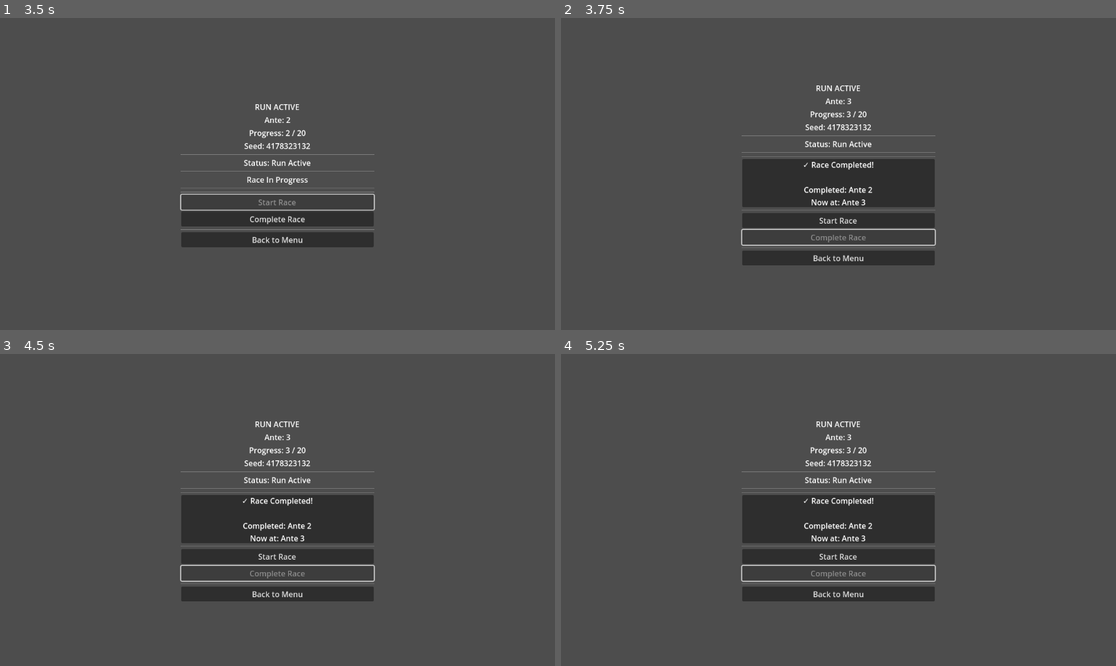
Above: before the commit, frames 1-4 (two rows, left to right).
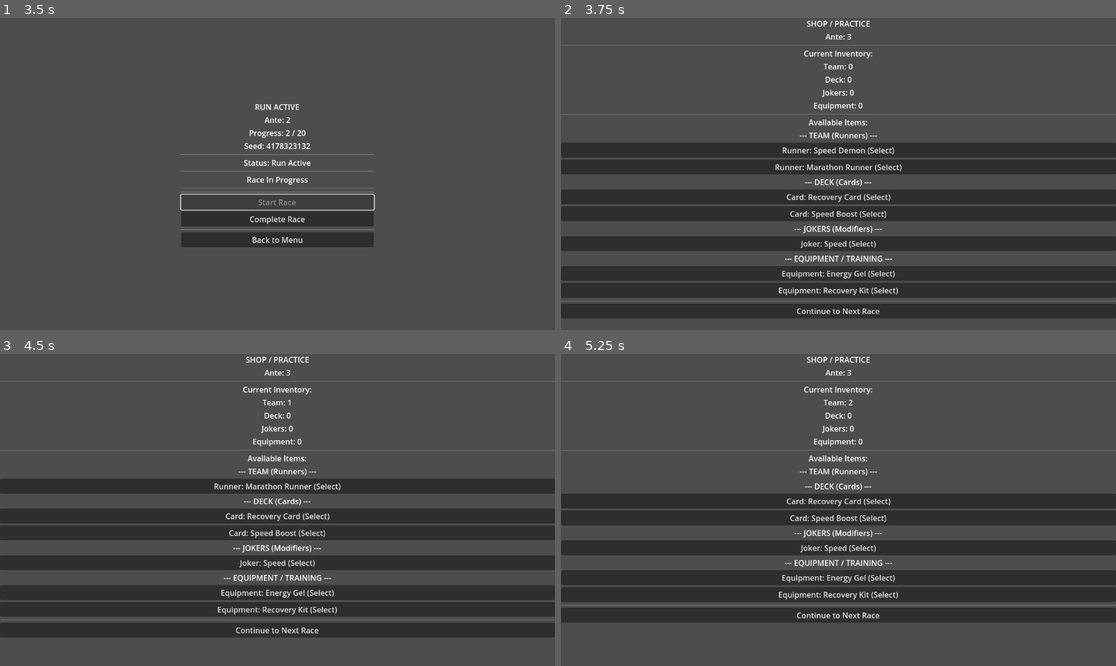
Above: after the commit, the same moments.

Repository: axmariscal/cursus
Game: Godot game, scene res://scenes/core/Main.tscn
The game is run twice, just before and just after one commit, with the same random seed, the same clock (stepped at 60 frames per second) and the same inputs.
Inputs (mouse positions are in pixels of both pictures, inside the frame that each line leads up to):
- Up to frame 1 (3.5 s): click "New Run" at 0.5 s; click "Start Race" at 1.25 s; click "Complete Race" at 2 s; click "Start Race" at 2.75 s
- Up to frame 2 (3.75 s): click "Complete Race" at 3.5 s
- Up to frame 3 (4.5 s): click (277, 485) at 4.25 s, where only the run after the commit has a clickable "Runner: Speed Demon (Select)"
- Up to frame 4 (5.25 s): click (838, 485) at 5 s, where only the run after the commit has a clickable "Runner: Marathon Runner (Sele…"

Frame 1 is identical in both runs. In frame 2, 39% of the frame differs, in the area x 0-100%, y 0-97%; in frame 3, 32%; in frame 4, 27%.

Commit message:
Refactor ShopScene layout and add UI elements
Updated ShopScene to use a Control node structure with a ScrollContainer for better organization. Added various UI elements including labels for inventory, team, deck, and equipment counts, as well as sections for team, deck, jokers, and equipment. Implemented a transition to the shop scene after race completion in the Run script.

Diff:
--- a/scenes/core/ShopScene.tscn
+++ b/scenes/core/ShopScene.tscn
@@ -1,22 +1,123 @@
-[gd_scene format=3 uid="uid://cx6hrb4q40qcn"]
+[gd_scene load_steps=2 format=3 uid="uid://cx6hrb4q40qcn"]
 
-[node name="ShopScene" type="Node2D"]
+[ext_resource type="Script" path="res://scripts/core/Shop.gd" id="1_shop"]
 
-[node name="Shop_Practice" type="Label" parent="."]
-offset_right = 40.0
-offset_bottom = 23.0
-text = "Shop / Practice"
+[node name="ShopScene" type="Control"]
+layout_mode = 3
+anchors_preset = 15
+anchor_right = 1.0
+anchor_bottom = 1.0
+grow_horizontal = 2
+grow_vertical = 2
+script = ExtResource("1_shop")
 
-[node name="BuyButton1" type="Button" parent="."]
-offset_top = 40.0
-offset_right = 100.0
-offset_bottom = 71.0
-text = "BuyButton1"
+[node name="UI" type="CanvasLayer" parent="."]
 
-[node name="BuyButton2" type="Button" parent="."]
-offset_left = -1.0
-offset_top = 87.0
-offset_right = 99.0
-offset_bottom = 118.0
-text = "BuyButton2
-"
+[node name="ScrollContainer" type="ScrollContainer" parent="UI"]
+layout_mode = 1
+anchors_preset = 15
+anchor_right = 1.0
+anchor_bottom = 1.0
+grow_horizontal = 2
+grow_vertical = 2
+
+[node name="VBoxContainer" type="VBoxContainer" parent="UI/ScrollContainer"]
+layout_mode = 2
+size_flags_horizontal = 3
+
+[node name="Title" type="Label" parent="UI/ScrollContainer/VBoxContainer"]
+layout_mode = 2
+text = "SHOP / PRACTICE"
+horizontal_alignment = 1
+
+[node name="AnteLabel" type="Label" parent="UI/ScrollContainer/VBoxContainer"]
+layout_mode = 2
+text = "Ante: 1"
+horizontal_alignment = 1
+
+[node name="HSeparator" type="HSeparator" parent="UI/ScrollContainer/VBoxContainer"]
+layout_mode = 2
+
+[node name="InventoryLabel" type="Label" parent="UI/ScrollContainer/VBoxContainer"]
+layout_mode = 2
+text = "Current Inventory:"
+horizontal_alignment = 1
+
+[node name="TeamCountLabel" type="Label" parent="UI/ScrollContainer/VBoxContainer"]
+layout_mode = 2
+text = "Team: 0"
+horizontal_alignment = 1
+
+[node name="DeckCountLabel" type="Label" parent="UI/ScrollContainer/VBoxContainer"]
+layout_mode = 2
+text = "Deck: 0"
+horizontal_alignment = 1
+
+[node name="JokersCountLabel" type="Label" parent="UI/ScrollContainer/VBoxContainer"]
+layout_mode = 2
+text = "Jokers: 0"
+horizontal_alignment = 1
+
+[node name="EquipmentCountLabel" type="Label" parent="UI/ScrollContainer/VBoxContainer"]
+layout_mode = 2
+text = "Equipment: 0"
+horizontal_alignment = 1
+
+[node name="HSeparator2" type="HSeparator" parent="UI/ScrollContainer/VBoxContainer"]
+layout_mode = 2
+
+[node name="AvailableLabel" type="Label" parent="UI/ScrollContainer/VBoxContainer"]
+layout_mode = 2
+text = "Available Items:"
+horizontal_alignment = 1
+
+[node name="TeamSection" type="VBoxContainer" parent="UI/ScrollContainer/VBoxContainer"]
+layout_mode = 2
+
+[node name="TeamHeader" type="Label" parent="UI/ScrollContainer/VBoxContainer/TeamSection"]
+layout_mode = 2
+text = "--- TEAM (Runners) ---"
+horizontal_alignment = 1
+
+[node name="TeamItemsContainer" type="VBoxContainer" parent="UI/ScrollContainer/VBoxContainer/TeamSection"]
+layout_mode = 2
+
+[node name="DeckSection" type="VBoxContainer" parent="UI/ScrollContainer/VBoxContainer"]
+layout_mode = 2
+
+[node name="DeckHeader" type="Label" parent="UI/ScrollContainer/VBoxContainer/DeckSection"]
+layout_mode = 2
+text = "--- DECK (Cards) ---"
+horizontal_alignment = 1
+
+[node name="DeckItemsContainer" type="VBoxContainer" parent="UI/ScrollContainer/VBoxContainer/DeckSection"]
+layout_mode = 2
+
+[node name="JokersSection" type="VBoxContainer" parent="UI/ScrollContainer/VBoxContainer"]
+layout_mode = 2
+
+[node name="JokersHeader" type="Label" parent="UI/ScrollContainer/VBoxContainer/JokersSection"]
+layout_mode = 2
+text = "--- JOKERS (Modifiers) ---"
+horizontal_alignment = 1
+
+[node name="JokersItemsContainer" type="VBoxContainer" parent="UI/ScrollContainer/VBoxContainer/JokersSection"]
+layout_mode = 2
+
+[node name="EquipmentSection" type="VBoxContainer" parent="UI/ScrollContainer/VBoxContainer"]
+layout_mode = 2
+
+[node name="EquipmentHeader" type="Label" parent="UI/ScrollContainer/VBoxContainer/EquipmentSection"]
+layout_mode = 2
+text = "--- EQUIPMENT / TRAINING ---"
+horizontal_alignment = 1
+
+[node name="EquipmentItemsContainer" type="VBoxContainer" parent="UI/ScrollContainer/VBoxContainer/EquipmentSection"]
+layout_mode = 2
+
+[node name="HSeparator3" type="HSeparator" parent="UI/ScrollContainer/VBoxContainer"]
+layout_mode = 2
+
+[node name="ContinueButton" type="Button" parent="UI/ScrollContainer/VBoxContainer"]
+layout_mode = 2
+text = "Continue to Next Race"
--- /dev/null
+++ b/scripts/core/Shop.gd
@@ -0,0 +1,165 @@
+extends Control
+
+# Simple item data structure
+class Item:
+	var name: String
+	var category: String  # "team", "deck", "jokers", "equipment"
+
+	func _init(item_name: String, item_category: String):
+		name = item_name
+		category = item_category
+
+@onready var ante_label: Label = $UI/ScrollContainer/VBoxContainer/AnteLabel
+@onready var team_count_label: Label = $UI/ScrollContainer/VBoxContainer/TeamCountLabel
+@onready var deck_count_label: Label = $UI/ScrollContainer/VBoxContainer/DeckCountLabel
+@onready var jokers_count_label: Label = $UI/ScrollContainer/VBoxContainer/JokersCountLabel
+@onready var equipment_count_label: Label = $UI/ScrollContainer/VBoxContainer/EquipmentCountLabel
+@onready var team_container: VBoxContainer = $UI/ScrollContainer/VBoxContainer/TeamSection/TeamItemsContainer
+@onready var deck_container: VBoxContainer = $UI/ScrollContainer/VBoxContainer/DeckSection/DeckItemsContainer
+@onready var jokers_container: VBoxContainer = $UI/ScrollContainer/VBoxContainer/JokersSection/JokersItemsContainer
+@onready var equipment_container: VBoxContainer = $UI/ScrollContainer/VBoxContainer/EquipmentSection/EquipmentItemsContainer
+@onready var continue_button: Button = $UI/ScrollContainer/VBoxContainer/ContinueButton
+
+var available_items: Array[Item] = []
+
+# Simple item pools for each category
+var team_items = ["Sprinter", "Endurance Runner", "Sprint Specialist", "Marathon Runner", "Speed Demon"]
+var deck_items = ["Speed Boost", "Stamina Card", "Recovery Card", "Pace Card", "Finish Strong"]
+var joker_items = ["Endurance", "Speed", "Recovery", "Pace", "Stamina"]
+var equipment_items = ["Lightweight Shoes", "Energy Gel", "Training Program", "Recovery Kit", "Performance Monitor"]
+
+func _ready() -> void:
+	continue_button.pressed.connect(_on_continue_pressed)
+	_update_display()
+	_generate_available_items()
+	_display_available_items()
+
+func _update_display() -> void:
+	ante_label.text = "Ante: %d" % GameManager.current_ante
+	team_count_label.text = "Team: %d" % GameManager.team.size()
+	deck_count_label.text = "Deck: %d" % GameManager.deck.size()
+	jokers_count_label.text = "Jokers: %d" % GameManager.jokers.size()
+	equipment_count_label.text = "Equipment: %d" % GameManager.shop_inventory.size()
+
+func _generate_available_items() -> void:
+	available_items.clear()
+
+	# Use seed for deterministic generation
+	seed(GameManager.seed + GameManager.current_ante * 1000)
+
+	# Generate 2-3 items per category based on ante level
+	var items_per_category = 2 + (GameManager.current_ante / 5)
+
+	# Team items
+	var used_team_indices = []
+	for i in range(min(items_per_category, team_items.size())):
+		var index = randi() % team_items.size()
+		# Avoid duplicates in same shop
+		while used_team_indices.has(index):
+			index = randi() % team_items.size()
+		used_team_indices.append(index)
+		var item_name = team_items[index]
+		available_items.append(Item.new("Runner: " + item_name, "team"))
+
+	# Deck items
+	var used_deck_indices = []
+	for i in range(min(items_per_category, deck_items.size())):
+		var index = randi() % deck_items.size()
+		while used_deck_indices.has(index):
+			index = randi() % deck_items.size()
+		used_deck_indices.append(index)
+		var item_name = deck_items[index]
+		available_items.append(Item.new("Card: " + item_name, "deck"))
+
+	# Joker items (rarer, appear from ante 3+)
+	if GameManager.current_ante >= 3:
+		var index = randi() % joker_items.size()
+		var item_name = joker_items[index]
+		available_items.append(Item.new("Joker: " + item_name, "jokers"))
+
+	# Equipment items
+	var used_equipment_indices = []
+	for i in range(min(items_per_category, equipment_items.size())):
+		var index = randi() % equipment_items.size()
+		while used_equipment_indices.has(index):
+			index = randi() % equipment_items.size()
+		used_equipment_indices.append(index)
+		var item_name = equipment_items[index]
+		available_items.append(Item.new("Equipment: " + item_name, "equipment"))
+
+	# Restore global RNG state
+	randomize()
+
+func _display_available_items() -> void:
+	# Clear existing item buttons
+	_clear_containers()
+
+	# Group items by category
+	var team_items_list: Array[Item] = []
+	var deck_items_list: Array[Item] = []
+	var jokers_items_list: Array[Item] = []
+	var equipment_items_list: Array[Item] = []
+
+	for item in available_items:
+		match item.category:
+			"team":
+				team_items_list.append(item)
+			"deck":
+				deck_items_list.append(item)
+			"jokers":
+				jokers_items_list.append(item)
+			"equipment":
+				equipment_items_list.append(item)
+
+	# Display items in their respective containers
+	_display_items_in_container(team_container, team_items_list)
+	_display_items_in_container(deck_container, deck_items_list)
+	_display_items_in_container(jokers_container, jokers_items_list)
+	_display_items_in_container(equipment_container, equipment_items_list)
+
+func _display_items_in_container(container: VBoxContainer, items: Array[Item]) -> void:
+	for item in items:
+		var button = Button.new()
+		button.text = item.name + " (Select)"
+		button.pressed.connect(_on_item_selected.bind(item))
+		container.add_child(button)
+
+func _clear_containers() -> void:
+	for child in team_container.get_children():
+		child.queue_free()
+	for child in deck_container.get_children():
+		child.queue_free()
+	for child in jokers_container.get_children():
+		child.queue_free()
+	for child in equipment_container.get_children():
+		child.queue_free()
+
+func _on_item_selected(item: Item) -> void:
+	# Add item to appropriate GameManager array
+	match item.category:
+		"team":
+			GameManager.team.append(item.name)
+			print("Added to team: ", item.name)
+		"deck":
+			GameManager.deck.append(item.name)
+			print("Added to deck: ", item.name)
+		"jokers":
+			GameManager.jokers.append(item.name)
+			print("Added joker: ", item.name)
+		"equipment":
+			GameManager.shop_inventory.append(item.name)
+			print("Added equipment: ", item.name)
+
+	# Remove item from available items by finding matching name and category
+	for i in range(available_items.size()):
+		if available_items[i].name == item.name and available_items[i].category == item.category:
+			available_items.remove_at(i)
+			break
+
+	# Update display
+	_update_display()
+	_display_available_items()
+
+func _on_continue_pressed() -> void:
+	# Return to Run scene
+	get_tree().change_scene_to_file("res://scenes/run/Run.tscn")
--- a/scripts/run/Run.gd
+++ b/scripts/run/Run.gd
@@ -107,6 +107,10 @@
 
 		print("Race completed. Now at Ante ", GameManager.current_ante)
 
+		# Automatically transition to shop after a brief delay
+		await get_tree().create_timer(1.5).timeout
+		get_tree().change_scene_to_file("res://scenes/core/ShopScene.tscn")
+
 func _on_back_button_pressed() -> void:
 	# Return to main menu
 	get_tree().change_scene_to_file("res://scenes/core/Main.tscn")
Not shown, added: scripts/core/Shop.gd.uid
Not shown, added: plan.plan.md
